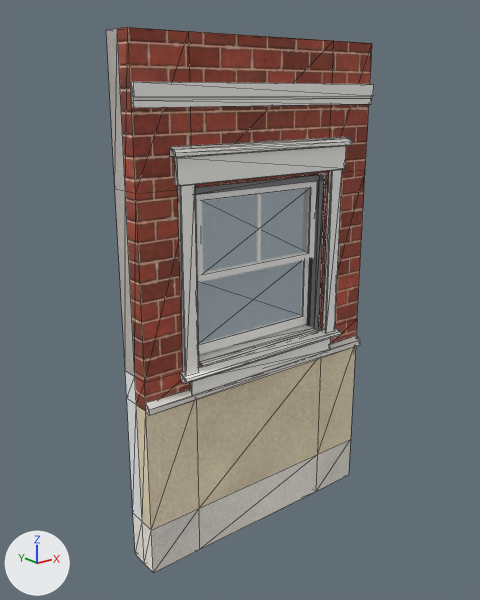
The glTF model kits/minigolfe/pieces/c_win.glb, before and after one commit.
Both versions are drawn from a 50 mm lens placed at (-2.96, -3.42, 2.87), pointed at (-0.09, 0.16, 1.44). The lights are fixed; the arrows at lower left show +X, +Y and +Z. The first picture is the older version. Mesh edges are drawn as thin lines on the coarser meshes. Where no turn or scale is listed for an object, it has been applied to the vertices.

In view in the first picture: 'c_win_brick', 'c_win_concrete', 'c_win_coping', 'c_win_frame', 'c_win_glass', 'c_win_plaster', 'c_win_render', 'c_win_sash', 'c_win_tile', 'c_win_trim'.
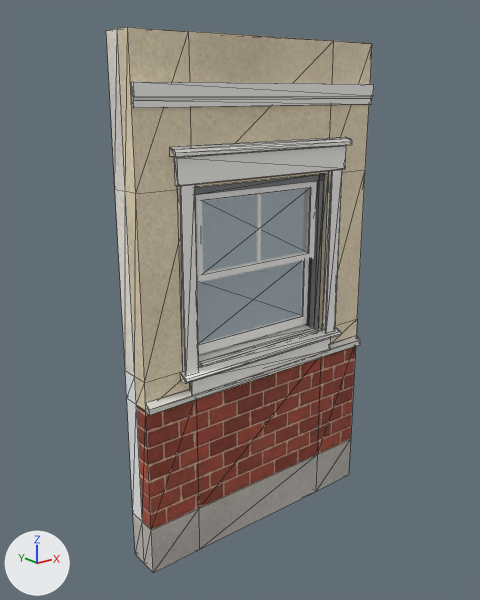
Edits to the bpy script that builds the scene:
```text
Change mat_concrete:
    where n2 = _N.new('ShaderNodeTexImage'); n2.name = 'Image Texture'
    n2.image: img_image_0 -> img_image_12
    where n5 = _N.new('ShaderNodeTexImage'); n5.name = 'Image Texture.001'
    n5.image: img_image_3 -> img_image_15
    where n7 = _N.new('ShaderNodeTexImage'); n7.name = 'Image Texture.002'
    n7.image: img_image_1 -> img_image_13
Change mat_brick:
    where n2 = _N.new('ShaderNodeTexImage'); n2.name = 'Image Texture'
    n2.image: img_image_4 -> img_image_8
    where n5 = _N.new('ShaderNodeTexImage'); n5.name = 'Image Texture.001'
    n5.image: img_image_7 -> img_image_11
    where n7 = _N.new('ShaderNodeTexImage'); n7.name = 'Image Texture.002'
    n7.image: img_image_5 -> img_image_9
Change mat_render:
    where n2 = _N.new('ShaderNodeTexImage'); n2.name = 'Image Texture'
    n2.image: img_image_8 -> img_image_4
    where n5 = _N.new('ShaderNodeTexImage'); n5.name = 'Image Texture.001'
    n5.image: img_image_11 -> img_image_7
    where n7 = _N.new('ShaderNodeTexImage'); n7.name = 'Image Texture.002'
    n7.image: img_image_9 -> img_image_5
Change mat_plaster:
    where n2 = _N.new('ShaderNodeTexImage'); n2.name = 'Image Texture'
    n2.image: img_image_12 -> img_image_0
    where n5 = _N.new('ShaderNodeTexImage'); n5.name = 'Image Texture.001'
    n5.image: img_image_15 -> img_image_3
    where n7 = _N.new('ShaderNodeTexImage'); n7.name = 'Image Texture.002'
    n7.image: img_image_13 -> img_image_1
```

Pixel boxes (x1, y1, x2, y2) of what changed, in the pictures (480 x 600 px):
'c_win_render', surface changed (red to beige): (117, 27, 372, 411) in both
'c_win_brick', surface changed (beige to red): (136, 346, 356, 530) in both
'c_win_concrete', surface changed: (133, 439, 351, 573) in both
'c_win_plaster', surface changed: (106, 29, 135, 377) in both
'folha_sash', unchanged, uncovered by the edit: after (198, 260, 309, 355)
